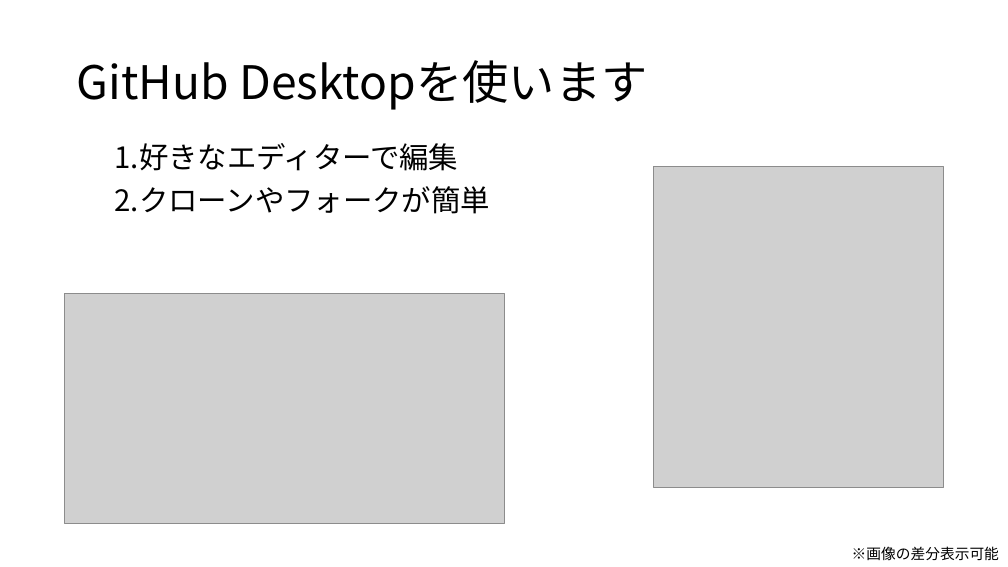
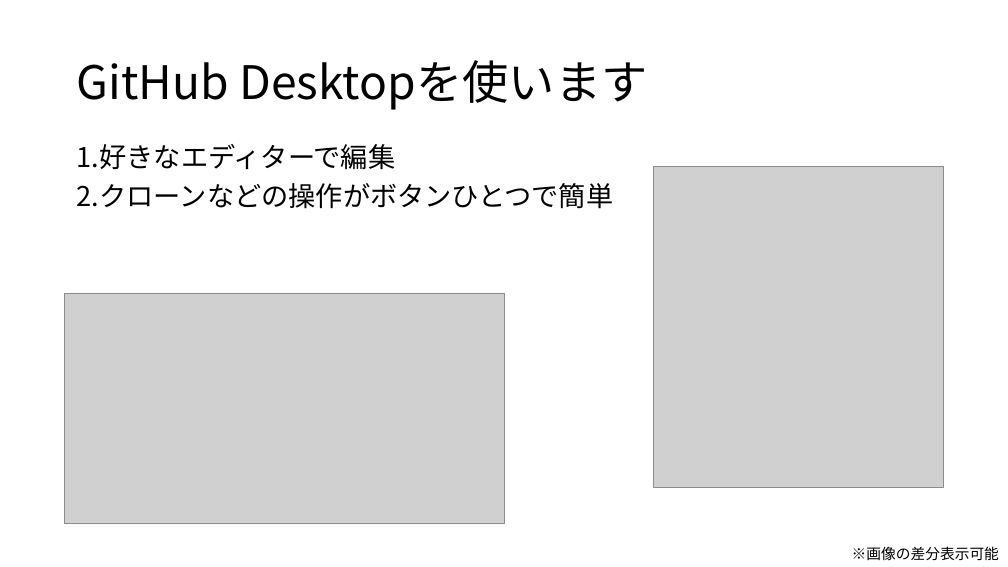
Before and after one commit to SPcurrent/GitHub-Description, a slide deck: slide 17 of description.pptx. Drawn at 1008x567 pixels with LibreOffice and Linux fonts; fonts in the diff are those of the drawing; grey boxes stand for pictures. Boxes give left, top, right and bottom in pixels: in the first picture for what was removed or moved away, otherwise in the second. Text is boxed around its words. In the diff, an @@ line names an element or a change of style, - is before the commit and + after.

```diff
--- a/description.pptx
+++ b/description.pptx
@@ text "1.好きなエディターで編集": place and size @@
-text "1.好きなエディターで編集" at box(115, 143, 490, 214)
+text "1.好きなエディターで編集" at box(77, 144, 613, 209)
@@ text at box(77, 144, 395, 169): size 28 to 25.9 pt in "1.好きなエディターで編集" @@
@@ text at box(77, 183, 613, 209): text changed; size 28 to 25.9 pt @@
-2.クローンやフォークが簡単
+2.クローンなどの操作がボタンひとつで簡単
```
Also in this commit, not shown: 2 other files.
